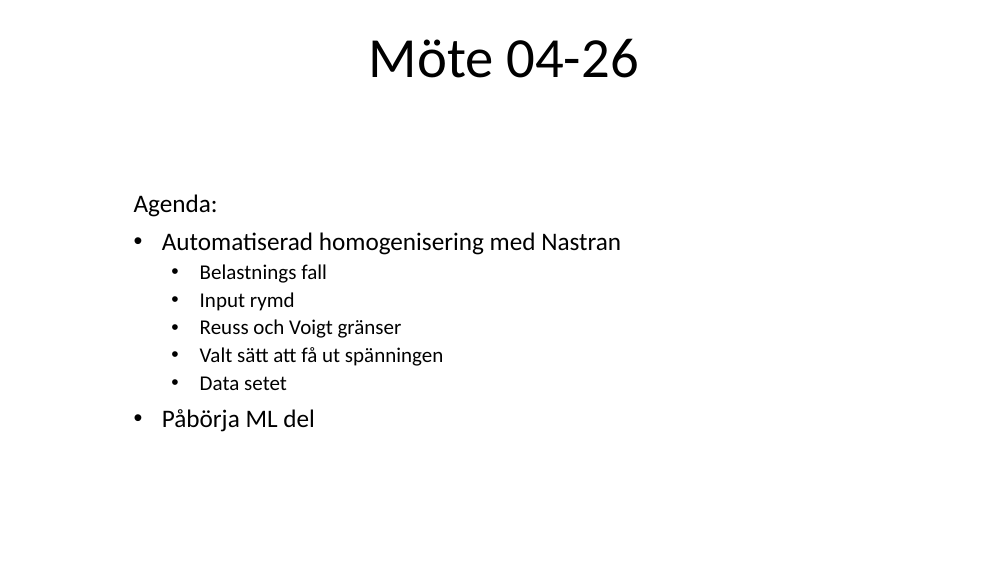
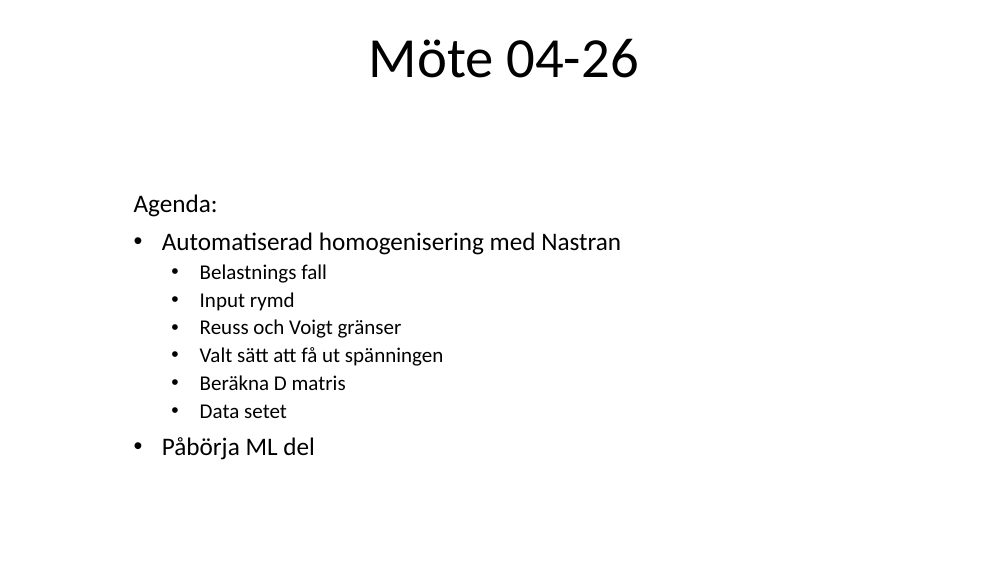
Before and after one commit to gurrajo/phaseField, a slide deck: slide 1 of docs/Möte 04-26.pptx. Drawn at 1008x567 pixels with LibreOffice and Linux fonts; fonts in the diff are those of the drawing. Boxes give left, top, right and bottom in pixels: in the first picture for what was removed or moved away, otherwise in the second. Text is boxed around its words. In the diff, an @@ line names an element or a change of style, - is before the commit and + after.

```diff
--- a/docs/Möte 04-26.pptx
+++ b/docs/Möte 04-26.pptx
@@ subtitle at box(200, 375, 346, 390): paragraph added @@
+  • Beräkna D matris
```
Also in this commit, not shown: 3 other slides changed, 1 slide added.
